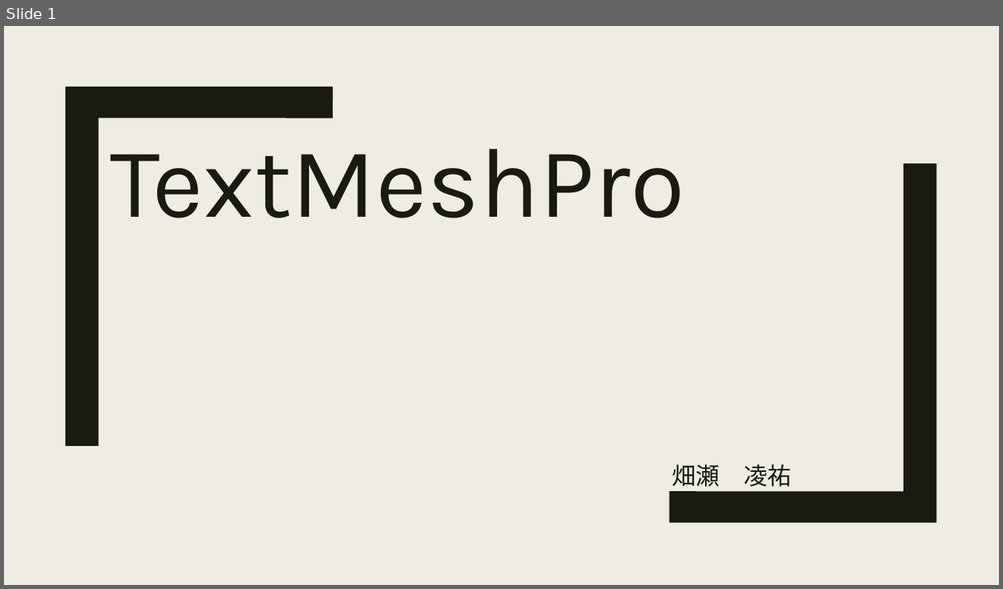
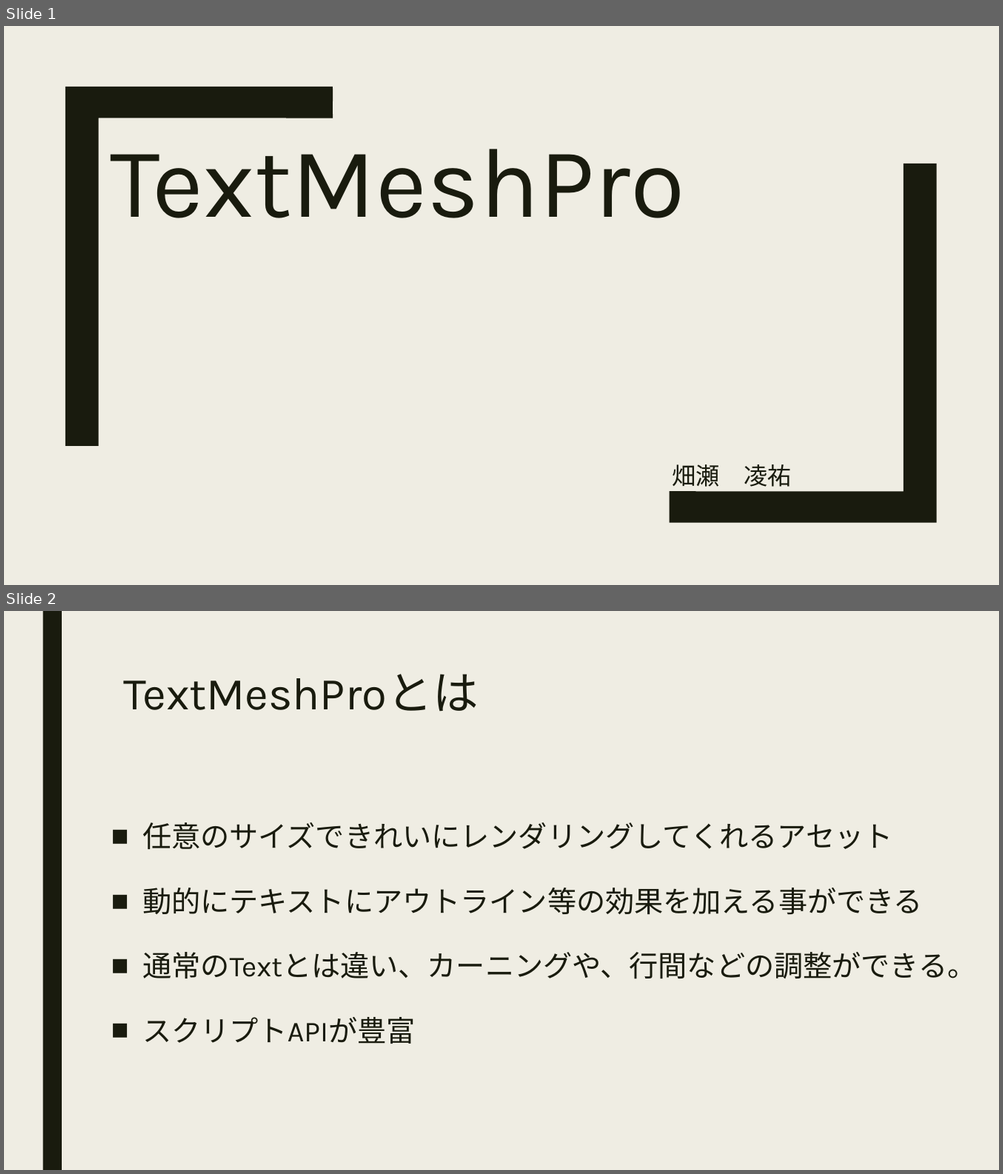
Before and after one commit to hopesnow/Study, a slide deck: RHStudy/Documents/TextMeshPro_r-hatase.pptx. Shown one above the other, each under a label of ours: slide 1 before the commit, slides 1 and 2 after it. The pictures are 1003x589 and 1003x1174 pixels, drawn with LibreOffice and Linux fonts; fonts in the diff are those of the drawing. Boxes give left, top, right and bottom in pixels: in the first picture for what was removed or moved away, otherwise in the second. Text is boxed around its words. In the diff, an @@ line names an element or a change of style, - is before the commit and + after.

```diff
--- a/RHStudy/Documents/TextMeshPro_r-hatase.pptx
+++ b/RHStudy/Documents/TextMeshPro_r-hatase.pptx
@@ slide 2 added at (x1=4, y1=611, x2=999, y2=1170), background #EFEDE3 @@
@@ rectangle added at (x1=42, y1=611, x2=62, y2=1170), fill #191B0E @@
@@ title added at (x1=123, y1=674, x2=478, y2=712), 44 pt, text #191B0E @@
+TextMeshProとは
@@ text added at (x1=142, y1=823, x2=976, y2=1044), 28 pt, text #191B0E @@
+■ 任意のサイズできれいにレンダリングしてくれるアセット
+■ 動的にテキストにアウトライン等の効果を加える事ができる
+■ 通常のTextとは違い、カーニングや、行間などの調整ができる。
+■ スクリプトAPIが豊富
```
Also in this commit, not shown: 2 other slides added, 2 slides removed, 1 other file.
